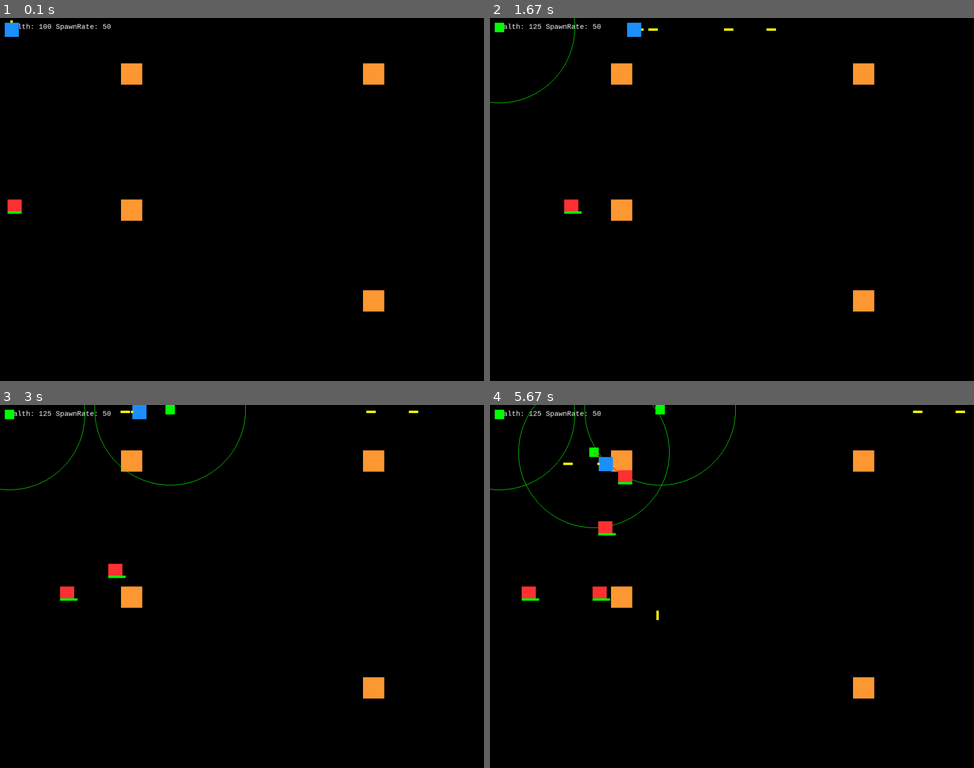
Above: before the commit, frames 1-4 (two rows, left to right).
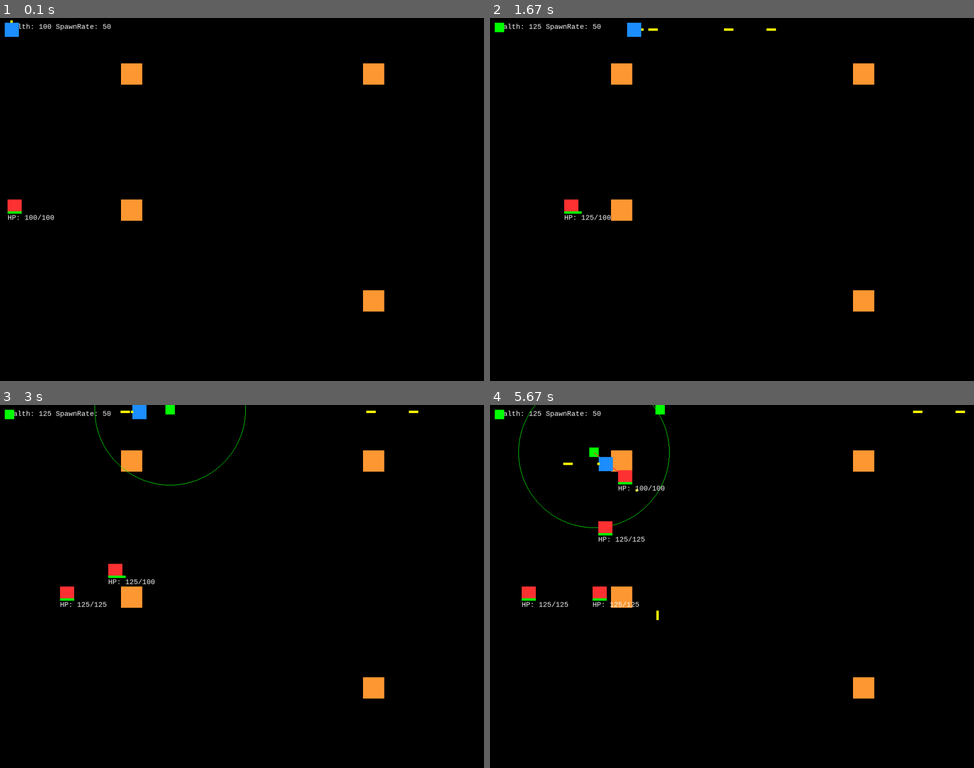
Above: after the commit, the same moments.

Repository: JasZhe/Tower-Defense
Game: pygame game, started from game.py
The game is run twice, just before and just after one commit, with the same random seed, the same clock (stepped at 60 frames per second) and the same inputs.
Inputs:
- Up to frame 1 (0.1 s): no input
- Up to frame 2 (1.67 s): tap T at 0.33, 0.82 s; hold H 0.67-1.13 s; hold Right 0.67-1.13 s; tap Space at 0.73, 1.03, 1.23, 1.53 s; hold Right 1.17-1.63 s; tap U at 1.32 s
- Up to frame 3 (3 s): hold Up 1.67-1.97 s; tap Space at 1.73, 2.07, 2.37, 2.57, 2.87 s; hold Right 2-2.47 s; tap T at 2.15 s; hold Left from 2.5 s (still down); tap U at 2.65 s
- Up to frame 4 (5.67 s): release Left at 3.03 s; hold Down 3.07-3.37 s; tap Space at 3.13, 3.47, 3.77, 3.9, 4.3, 4.6, 4.97, 5.37 s; hold Left 3.4-3.8 s; tap T at 3.55, 5.05 s; hold Up 3.83-4.2 s; tap U at 3.98, 5.45 s; hold Right 4.23-4.87 s; hold Down 4.9-5.27 s; hold Left from 5.3 s (still down)

The runs differ from the first frame. In frame 1, less than 0.1% of the frame differs, in the area x 1-12%, y 54-56%; in frame 2, 0.1%; in frame 3, 0.2%; in frame 4, 0.5%, in the area x 0-51%, y 0-56%.

Commit message:
- Attempted to add physical bullets for towers - it's very buggy right now - Added max_health property to Enemy class, hence their HP bar will not overflow - Tower range only appear when player is in range

Diff:
--- a/classes.py
+++ b/classes.py
@@ -56,7 +56,7 @@
 class Enemy(object):
 
         # Add health
-        def __init__(self, body, colour, speed, screen_width, screen_height, hp):
+        def __init__(self, body, colour, speed, screen_width, screen_height, hp, max_hp = 100):
 
             self.body = body
             self.speed = speed
@@ -64,12 +64,13 @@
             self.screen_width = screen_width
             self.screen_height = screen_height
             self.hp = hp
+            self.max_hp = max_hp
 
 
         def update(self):
             self.body.move_ip(self.speed)
 
-        # Return true if the enemy has left the screen
+        # Return true if the enemy has left the screen or destroyed
         def check_destroy(self):
             if self.body.left >= self.screen_width or self.hp <= 0:
                 return True
@@ -98,15 +99,18 @@
 
 class Tower(object):
 
-    def __init__(self, pos):
+    def __init__(self, pos, shellSpeed = 120, reload = 15):
         # moved space_between to properties
         self.pos = pos
         self.level = 0
         self.type =  upgrade_list[self.level] # Each tower type will have a different colour
         self.max_range = tower_range[self.type]  # Range is the radius
         self.damage = tower_damage[self.type]
+        self.shellSpeed = shellSpeed
         self.cost = tower_cost[self.type]
         self.body = pygame.Rect(self.pos, INITIAL_SIZE)
+        self.reload = reload
+        self.time = 0
 
 
     def upgrade(self):
@@ -116,3 +120,11 @@
         self.damage = tower_damage[self.type]
         self.cost = tower_cost[self.type]
         self.body.inflate_ip(tower_inflation[self.type])
+
+    # shoots at enemy when time is right
+    def canShoot(self):
+        if self.time % self.reload == 0:
+            self.time = 0
+            return True
+        else:
+            return False
--- a/functions.py
+++ b/functions.py
@@ -1,4 +1,5 @@
 import math
+# A module containing functions in the game
 
 def coord_add(p1, p2):
 	return ((p1[0] + p2[0]), (p1[1] + p2[1]))
@@ -7,6 +8,6 @@
 def coord_subtract(p1, p2):
 	return ((p1[0] - p2[0]), (p1[1] - p2[1]))
 
-# A module containing functions in the game
+
 def distance (p1, p2):
     return math.sqrt(coord_subtract(p1, p2)[0]**2 + coord_subtract(p1, p2)[1]**2)
--- a/game.py
+++ b/game.py
@@ -18,9 +18,12 @@
 #
 # player resources
 #
-# tower build time
+# tower build time -nah?
+#
+# towet build cost
 #
 # some way for the game to end, ie if a certain number of enemies pass through
+#       Base HP: each enemy that breaks through reduces it
 #
 # variety of enemies
 #
@@ -31,6 +34,8 @@
 #
 # *DONE* different towers
 #
+# Different types of towers (Fast shooting, slow shooting, splash damage, slow enemy)
+#
 # replace rects with sprites
 #
 # a nicer background
@@ -46,6 +51,7 @@
 #
 # should I allow the player to help kill enemies?
 # for the tower range, create an invisible rect around the tower
+#       Circle is better * DONE
 
 #*************************************************************
 
@@ -69,6 +75,7 @@
 
 # Bullet stuff
 bullet_list = []
+tower_bullets = []
 last_shot = 0
 bullet_speed_x = 0
 bullet_speed_y = 20
@@ -92,13 +99,14 @@
 while True:
     for event in pygame.event.get():
         if event.type == pygame.QUIT:
+            pygame.quit()
             sys.exit()
 
     # Every clock update the counter will increment by one, when spawn_rate
     # ticks have passed an enemy will spawn.
     if counter % spawn_rate == 0:
         enemy_list.append(Enemy(pygame.Rect(enemy_start, enemy_size), RED,
-                                enemy_speed, WIDTH, HEIGHT, enemy_initial_hp))
+                                enemy_speed, WIDTH, HEIGHT, enemy_initial_hp, enemy_max_hp))
 
     for enemy in enemy_list:
         for turn in enemy_turn_list:
@@ -184,6 +192,7 @@
         now = pygame.time.get_ticks()
         if now - increase_enemy_health_time >= 100 and enemy_initial_hp <= 500:
             enemy_initial_hp = enemy_initial_hp + 5
+            enemy_max_hp = enemy_max_hp + 5
             for enemy in enemy_list:
                 enemy.hp = enemy_initial_hp
             increase_enemy_health_time = now
@@ -213,20 +222,32 @@
 
     for tower in tower_list:
         pygame.draw.rect(screen, tower.type, tower.body)
+
+        # view range only when player is in range
+        if distance(tower.body.center, player.body.center) <= tower.max_range:
+            pygame.draw.circle(screen, GREEN, tower.body.center, tower.max_range, 1)
+
         # Tower range
-        tower_pos = (int(round((2 * tower.body.x + tower.body.width)/2) ), int(round((2 * tower.body.y + tower.body.height)/2)))
-        pygame.draw.circle(screen, GREEN, (int(round((2 * tower.body.x + tower.body.width)/2)),
-            int(round((2 * tower.body.y + tower.body.height)/2))), tower.max_range, 1)
-
         for enemy in enemy_list:
-            enemy_pos = ((2 * enemy.body.x + enemy.body.width)/2, (2 * enemy.body.y + enemy.body.height)/2)
-            if distance(tower_pos, enemy_pos) <= tower.max_range:
+            if distance(tower.body.center, enemy.body.center) <= tower.max_range:
                 # draws line to indicate hit for now
-                pygame.draw.lines(screen, RED, False, [tower_pos, enemy_pos], 2)
+                pygame.draw.lines(screen, RED, False, [tower.body.center, enemy.body.center], 2)
+
+                if tower.canShoot():
+                    angle = math.atan(coord_subtract(enemy.body.center, tower.body.center)[1]
+                        / coord_subtract(enemy.body.center, tower.body.center)[0])
+                    tower_bullets.append(
+                        Bullet((60*math.cos(angle), 60*math.sin(angle)),
+                         tower.body.center, YELLOW, HEIGHT, width = 5, height = 5))
+
                 # now based on the tower damage specified in the properties file
                 enemy.hp = enemy.hp - tower.damage
                 break
-
+        tower.time += 1
+
+    for bullet in tower_bullets:
+        pygame.draw.rect(screen, bullet.colour, bullet.body)
+        bullet.update()
     # If the bullet leaves the screen then stop drawing the current bullet
     # and allow the player to make a new shot
     for bullet in bullet_list:
@@ -254,6 +275,10 @@
 
     for enemy in enemy_list:
         pygame.draw.rect(screen, enemy.colour, enemy.body)
+
+        # Enemy info
+        screen.blit(myfont.render("HP: %d/%d" % (enemy.hp, enemy.max_hp),
+            1, (255, 255, 255)), enemy.body.bottomleft)
 
         # HP Bar
         pygame.draw.rect(screen, BLACK, [enemy.body.x, enemy.body.y + enemy.body.height - 5, enemy.body.width, 5])
@@ -268,7 +293,8 @@
             else:
                 colour = RED
        # pygame.draw.rect(gameDisplay, colour, [ship_X, ship_Y + shipSize - 5, shipSize * hp / 100, 8])
-        pygame.draw.rect(screen, colour, [enemy.body.x, enemy.body.y + enemy.body.height - 5, enemy.body.width * enemy.hp / 100, 5])
+        pygame.draw.rect(screen, colour,
+            [enemy.body.x, enemy.body.y + enemy.body.height - 5, enemy.body.width * enemy.hp / enemy.max_hp, 5])
         enemy.update()
 
     pygame.display.update()
--- a/properties.py
+++ b/properties.py
@@ -62,3 +62,4 @@
 enemy_start = (10, HEIGHT / 2)
 enemy_speed = RIGHT
 enemy_initial_hp = 100
+enemy_max_hp = 100
Not shown, removed: FETCH_HEAD
Not shown, changed: classes.pyc
Not shown, changed: functions.pyc
Not shown, changed: properties.pyc
